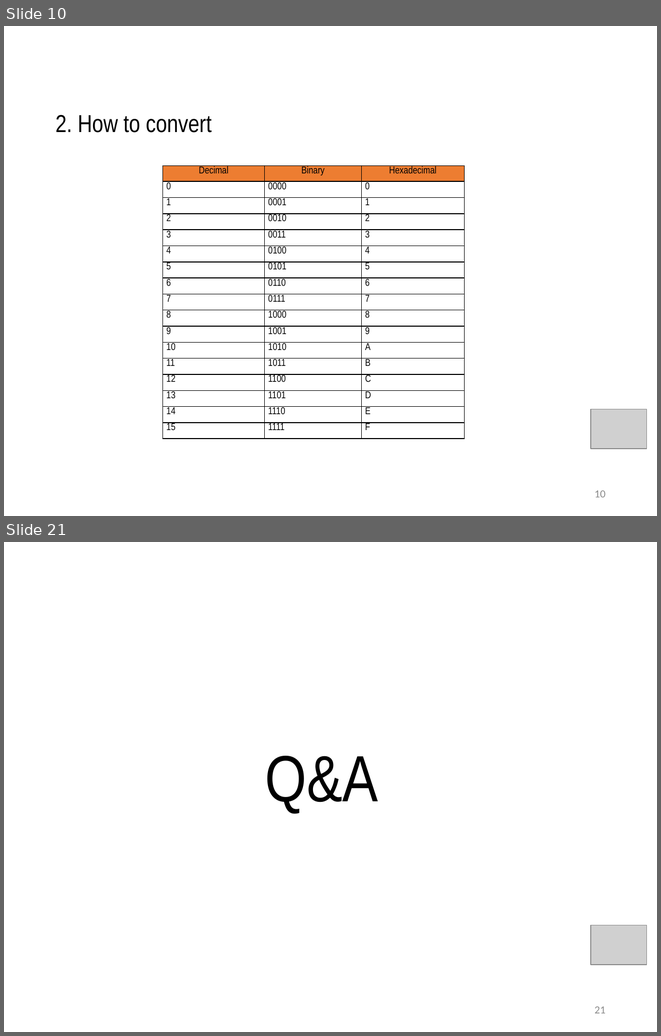
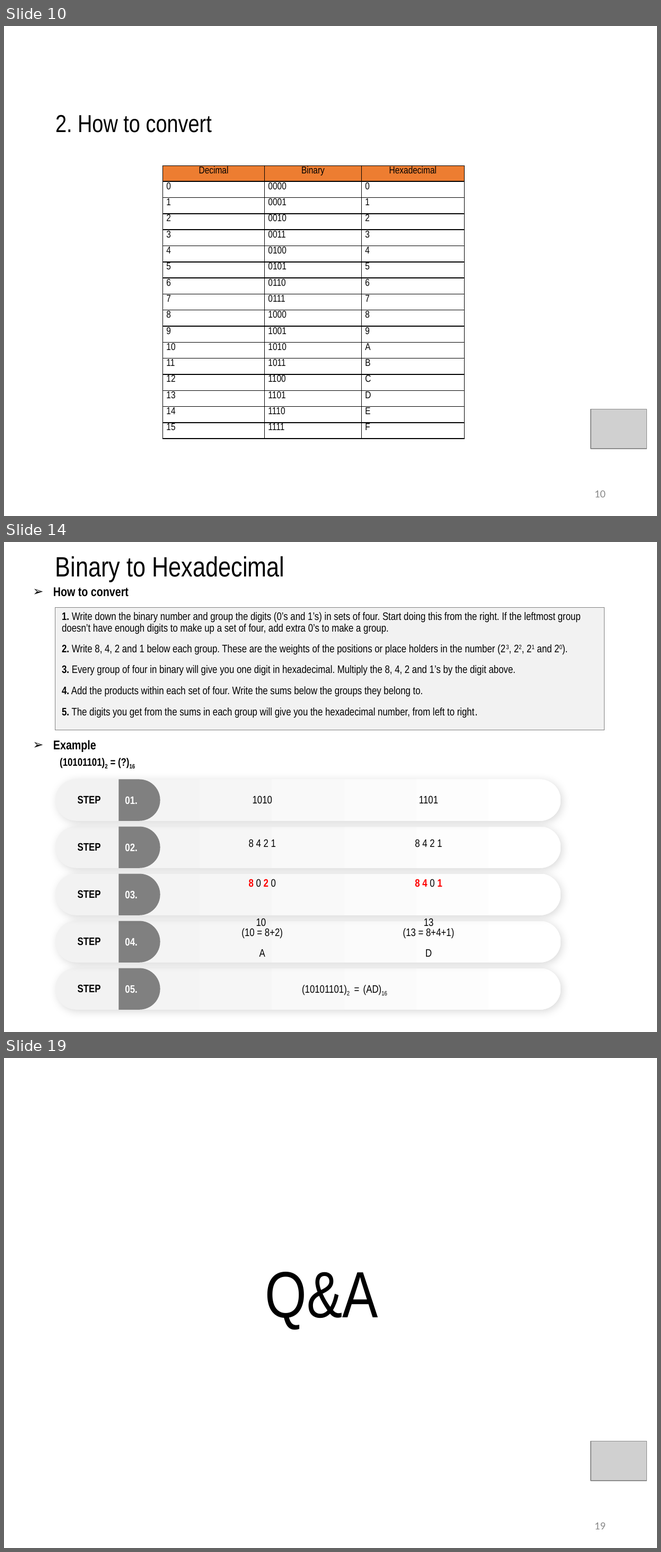
Before and after one commit to daoxuantruong/Demo, a slide deck: Numberic.pptx. Shown one above the other, each under a label of ours: slides 10 and 21 before the commit, slides 10, 14 and 19 after it; the slides between them are not shown. The pictures are 661x1036 and 661x1552 pixels, drawn with LibreOffice and Linux fonts; fonts in the diff are those of the drawing; grey boxes stand for pictures. Boxes give left, top, right and bottom in pixels: in the first picture for what was removed or moved away, otherwise in the second. Text is boxed around its words. In the diff, an @@ line names an element or a change of style, - is before the commit and + after.

```diff
--- a/Numberic.pptx
+++ b/Numberic.pptx
@@ slide 14 added at bbox=[4, 542, 657, 1032], background #FFFFFF @@
@@ text added at bbox=[55, 556, 284, 581], 30.8 pt, text #000000 @@
+Binary to Hexadecimal
@@ text added at bbox=[53, 587, 129, 597], 14 pt, text #000000, bold @@
+➢ How to convert
@@ subtitle added at bbox=[55, 607, 604, 730], fill #F2F2F2, outline #808080 0.75 pt, 12 pt, text #000000 @@
+1. Write down the binary number and group the digits (0’s and 1’s) in sets of four. Start doing this from the right. If the leftmost group doesn’t have enough digits to make up a set of four, add extra 0’s to make a group.
+2. Write 8, 4, 2 and 1 below each group. These are the weights of the positions or place holders in the number (23, 22, 21 and 20).
+3. Every group of four in binary will give you one digit in hexadecimal. Multiply the 8, 4, 2 and 1’s by the digit above.
+4. Add the products within each set of four. Write the sums below the groups they belong to.
+5. The digits you get from the sums in each group will give you the hexadecimal number, from left to right.
@@ text added at bbox=[53, 740, 96, 752], 14 pt, text #000000, bold @@
+➢ Example
@@ text added at bbox=[60, 758, 135, 768], 12 pt, text #000000, bold @@
+(10101101)2 = (?)16
@@ rounded rectangle added at bbox=[55, 779, 561, 821], fill gradient #F2F2F2 to #FFFFFF @@
@@ table added at bbox=[83, 765, 511, 1003], 11 rows, 3 columns @@
+ |  | 
+ | 1010 | 1101
+ |  | 
+ | 8 4 2 1 | 8 4 2 1
+ |  | 
+ | 8 0 2 0 | 8 4 0 1
+ |  | 
+ | 10 / (10 = 8+2) | 13 / (13 = 8+4+1)
+ | A | D
+ |  | 
+ | (10101101)2 = (AD)16 | 
@@ flow chart delay added at bbox=[119, 779, 161, 821], fill #808080, 12 pt, text #FFFFFF, bold @@
+01.
@@ text added at bbox=[78, 795, 101, 804], 12 pt, text #000000, bold @@
+STEP
@@ rounded rectangle added at bbox=[55, 827, 561, 868], fill gradient #F2F2F2 to #FFFFFF @@
@@ flow chart delay added at bbox=[119, 827, 161, 868], fill #808080, 12 pt, text #FFFFFF, bold @@
+02.
@@ text added at bbox=[78, 843, 101, 851], 12 pt, text #000000, bold @@
+STEP
@@ rounded rectangle added at bbox=[55, 874, 561, 916], fill gradient #F2F2F2 to #FFFFFF @@
@@ flow chart delay added at bbox=[119, 874, 161, 916], fill #808080, 12 pt, text #FFFFFF, bold @@
+03.
@@ text added at bbox=[78, 890, 101, 898], 12 pt, text #000000, bold @@
+STEP
@@ rounded rectangle added at bbox=[55, 921, 561, 962], fill gradient #F2F2F2 to #FFFFFF @@
@@ flow chart delay added at bbox=[119, 921, 161, 962], fill #808080, 12 pt, text #FFFFFF, bold @@
+04.
@@ text added at bbox=[78, 937, 101, 945], 12 pt, text #000000, bold @@
+STEP
@@ rounded rectangle added at bbox=[55, 968, 561, 1009], fill gradient #F2F2F2 to #FFFFFF @@
@@ flow chart delay added at bbox=[119, 968, 161, 1009], fill #808080, 12 pt, text #FFFFFF, bold @@
+05.
@@ text added at bbox=[78, 984, 101, 992], 12 pt, text #000000, bold @@
+STEP
@@ what was slide 21 is now slide 19 @@
@@ page number at bbox=[594, 1522, 606, 1529]: text changed @@
-21
+19
```
Also in this commit, not shown: 6 slides changed, 2 other slides added, 5 slides removed.
